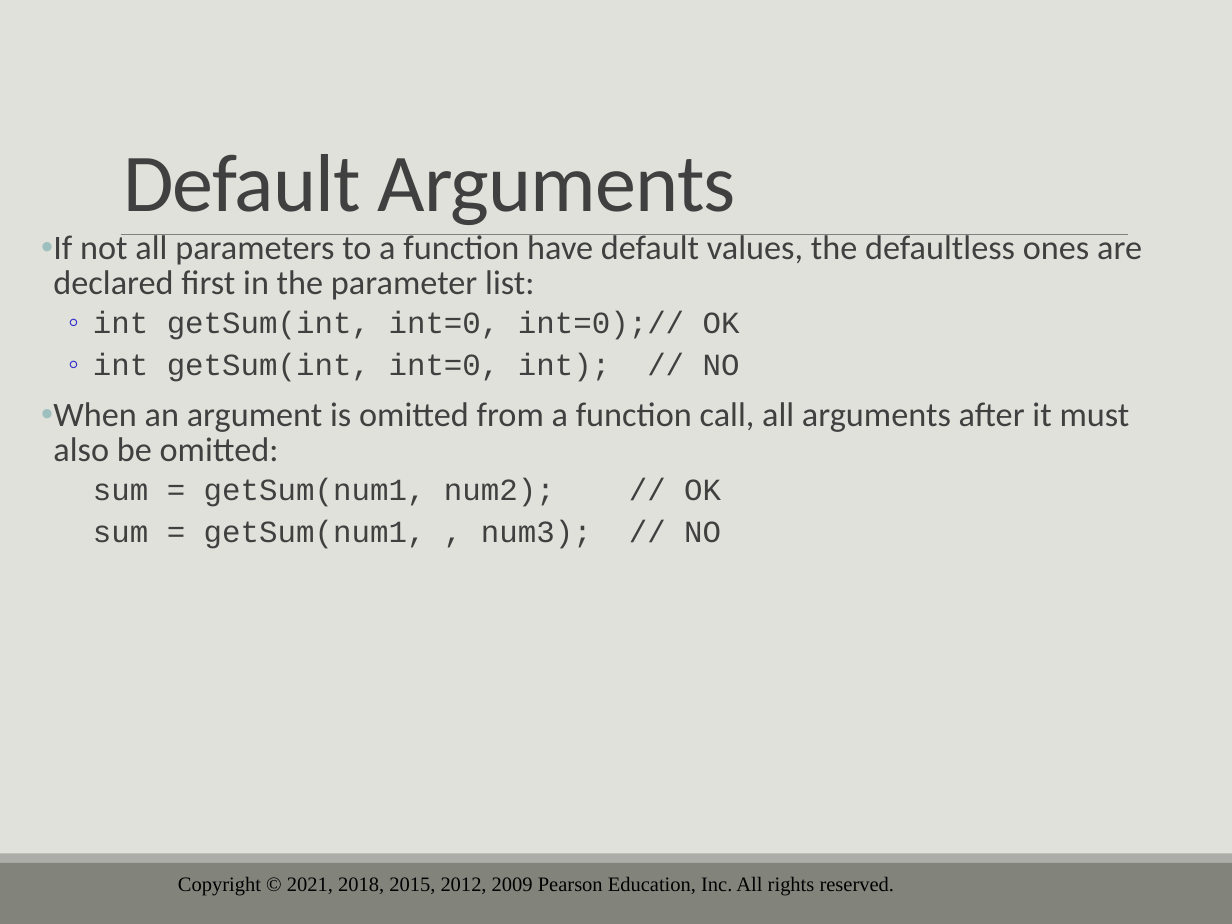
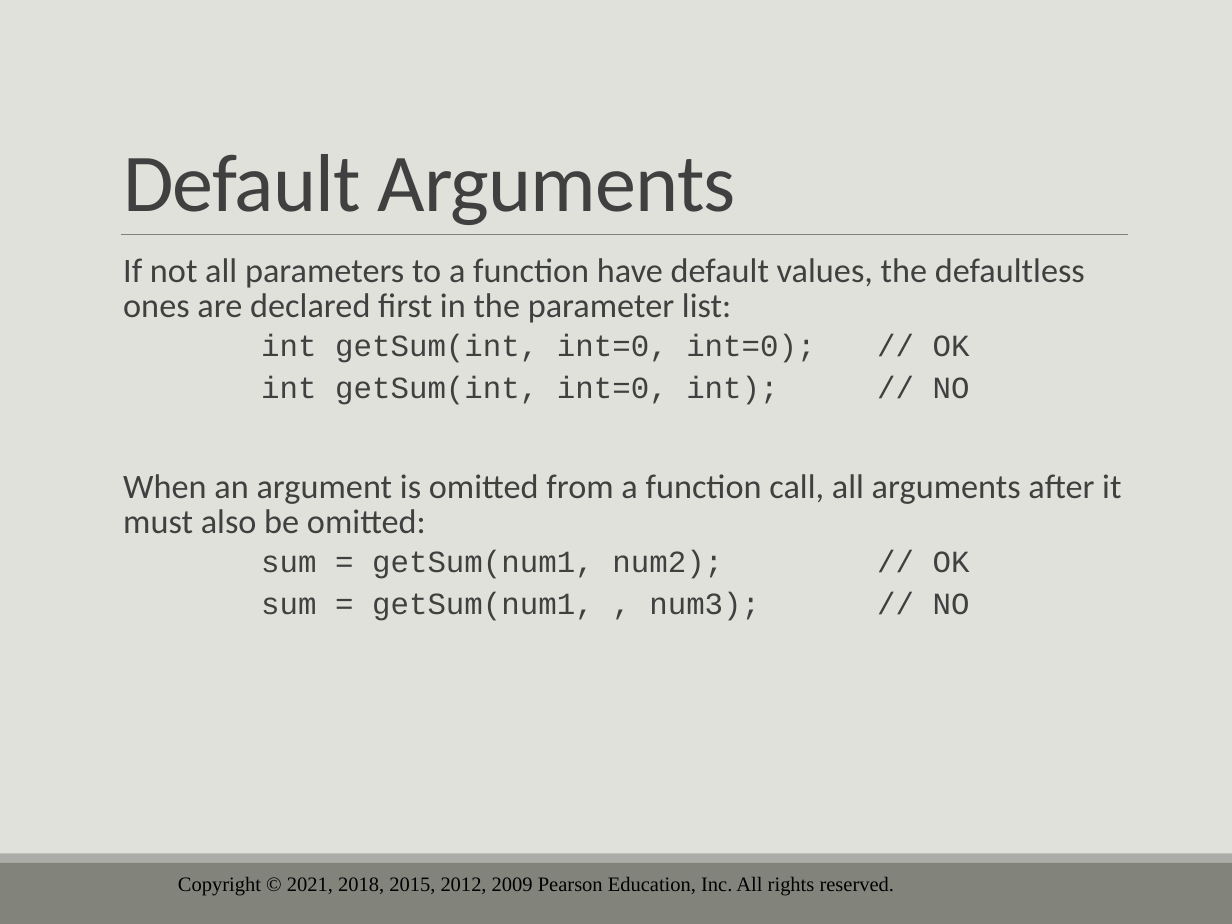
Before and after one commit to drolsonmi/eng1400, a slide deck: slide 52 of 1400_06_Functions.pptx (slide 67 before the commit). Drawn at 1232x924 pixels with LibreOffice and Linux fonts; fonts in the diff are those of the drawing; background and template pictures are left out. Boxes give left, top, right and bottom in pixels: in the first picture for what was removed or moved away, otherwise in the second. Text is boxed around its words. In the diff, an @@ line names an element or a change of style, - is before the commit and + after.

```diff
--- a/1400_06_Functions.pptx
+++ b/1400_06_Functions.pptx
@@ text "If not all parameters to ...": place and size @@
-text "If not all parameters to ..." at (53,234,1142,549)
+text "If not all parameters to ..." at (123,258,1121,621)
@@ text at (123,258,1121,621): bullet • to  ; bullet ◦ to none; indent changed @@
@@ text at (261,334,815,363): text changed @@
-  ◦ int getSum(int, int=0, int=0);// OK
+  int getSum(int, int=0, int=0); // OK
```
Also in this commit, not shown: 17 other slides changed, 17 slides removed, 2 other files.
